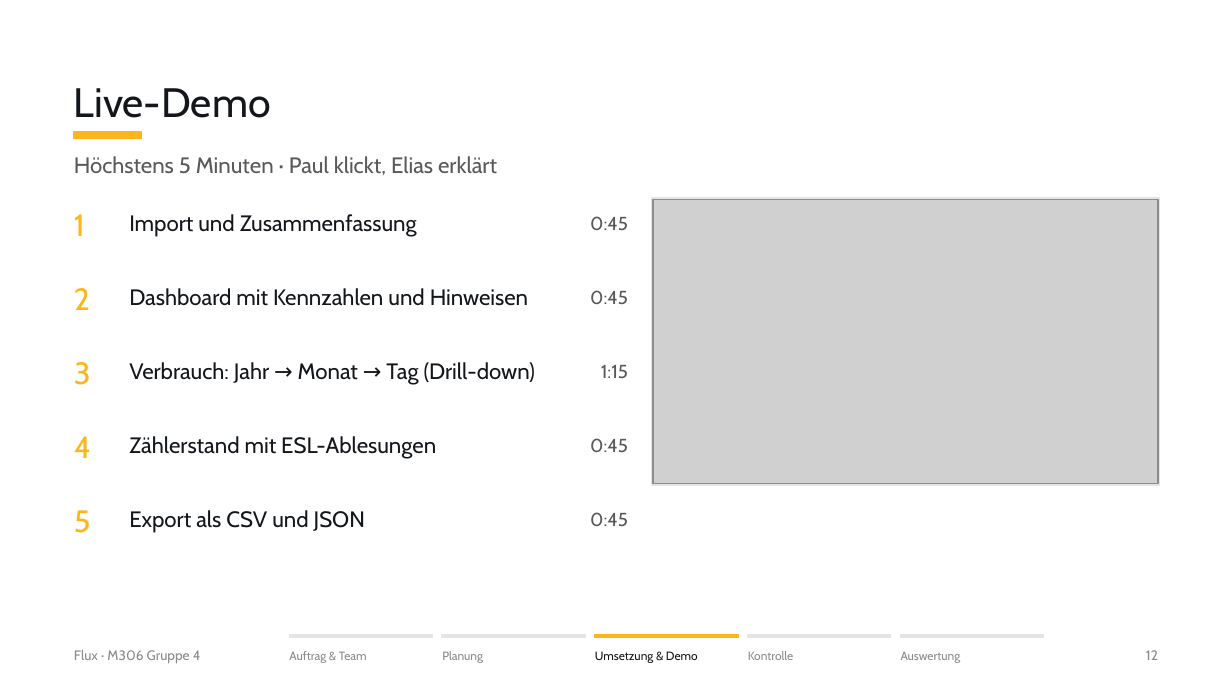
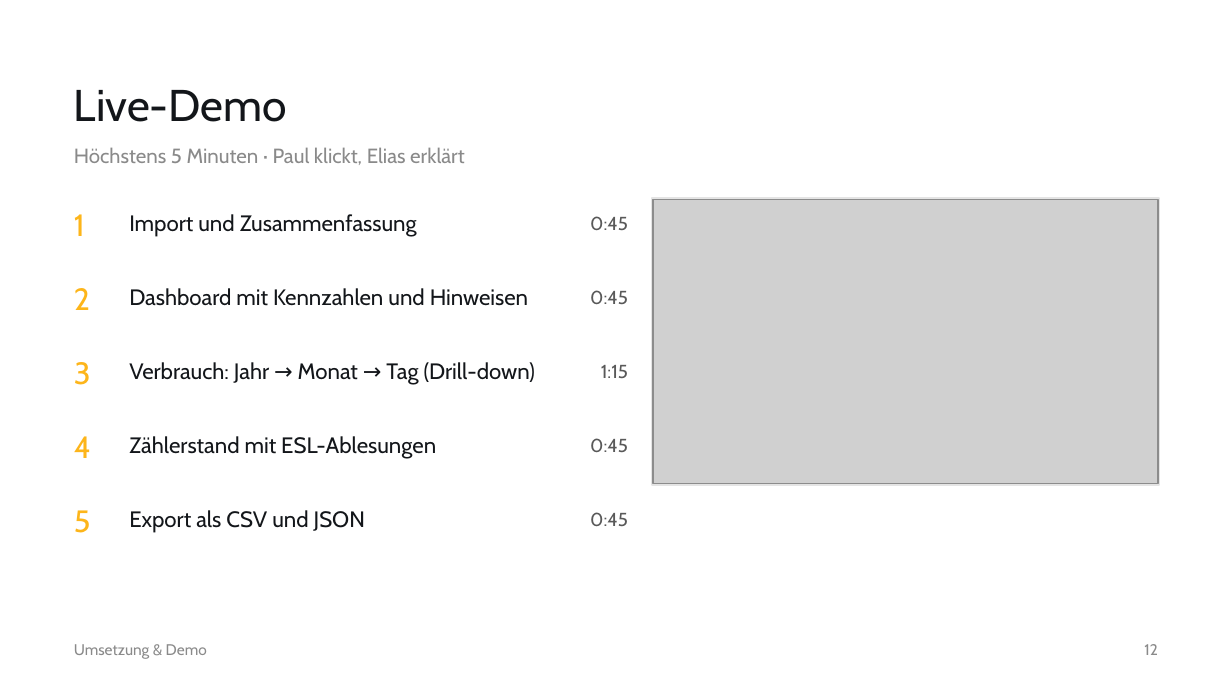
Before and after one commit to gd-pereira/M306-Gruppe-4, a slide deck: slide 12 of praesentation.pptx. Drawn at 1232x693 pixels with LibreOffice and Linux fonts; fonts in the diff are those of the drawing; grey boxes stand for pictures. Boxes give left, top, right and bottom in pixels: in the first picture for what was removed or moved away, otherwise in the second. Text is boxed around its words. In the diff, an @@ line names an element or a change of style, - is before the commit and + after.

```diff
--- a/praesentation.pptx
+++ b/praesentation.pptx
@@ text "Live-Demo" at (74,90,287,122): size 24 to 26 pt @@
@@ text "Höchstens 5 Minuten · Paul ...": place and size @@
-text "Höchstens 5 Minuten · Paul ..." at (74,156,497,175)
+text "Höchstens 5 Minuten · Paul ..." at (74,147,464,165)
@@ text "Höchstens 5 Minuten · Paul ..." at (74,147,464,165): size 13 to 12 pt, text colour #595959 to #8A8A8A @@
@@ rectangle removed at (74,132,142,139) @@
@@ text "Umsetzung & Demo": place and size @@
-text "Umsetzung & Demo" at (595,651,698,663)
+text "Umsetzung & Demo" at (74,644,207,659)
@@ text "Umsetzung & Demo" at (74,644,207,659): size 7 to 9 pt, text colour #13161A to #8A8A8A @@
@@ text removed at (74,650,201,663) @@
-Flux · M306 Gruppe 4
@@ text removed at (289,651,367,663) @@
-Auftrag & Team
@@ rectangle removed at (290,634,432,638) @@
@@ rectangle removed at (442,634,585,638) @@
@@ text removed at (442,651,483,663) @@
-Planung
@@ rectangle removed at (595,634,738,638) @@
@@ rectangle removed at (748,634,891,638) @@
@@ text removed at (748,651,794,660) @@
-Kontrolle
@@ rectangle removed at (901,634,1044,638) @@
@@ text removed at (901,652,961,663) @@
-Auswertung
@@ text "12" at (1144,644,1158,655): size 8 to 9 pt @@
```
Also in this commit, not shown: 21 other slides changed, 4 other files.
